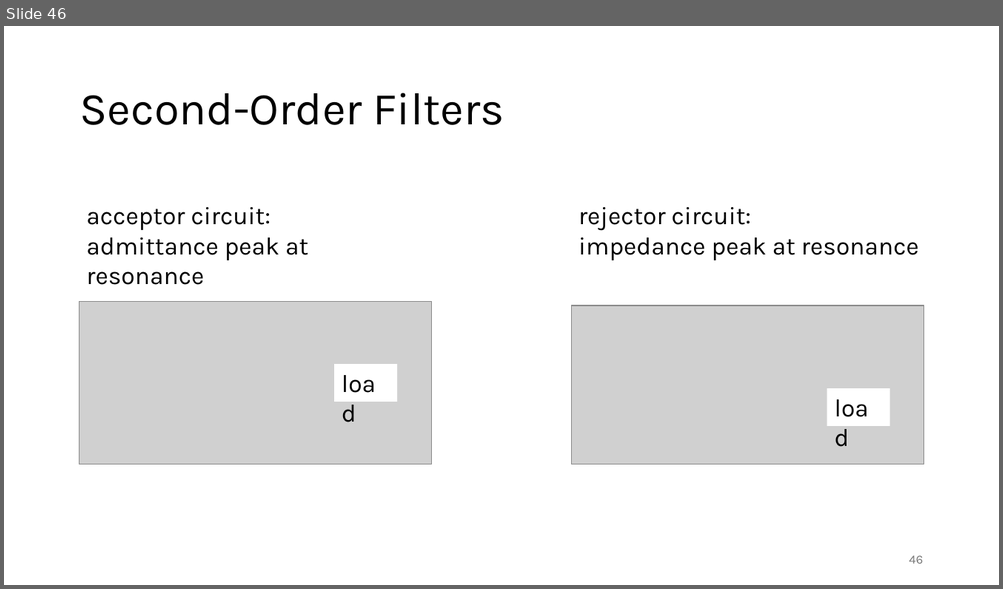
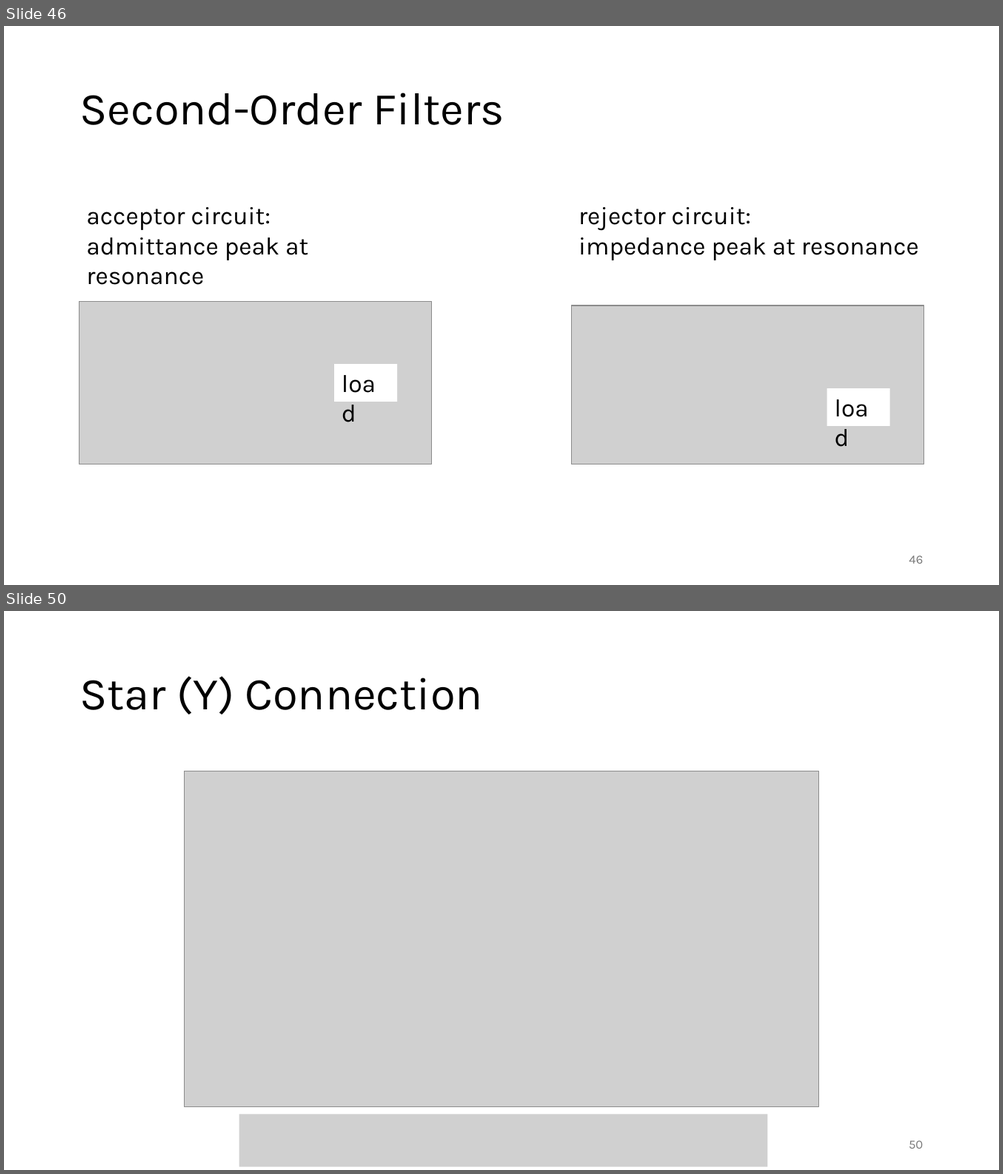
Before and after one commit to FelixWick/intro_electrical_eng, a slide deck: slides/4_ACtech.pptx. Shown one above the other, each under a label of ours: slide 46 before the commit, slides 46 and 50 after it; the slides between them are not shown. The pictures are 1003x589 and 1003x1174 pixels, drawn with LibreOffice and Linux fonts; fonts in the diff are those of the drawing; grey boxes stand for pictures. Boxes give left, top, right and bottom in pixels: in the first picture for what was removed or moved away, otherwise in the second. Text is boxed around its words. In the diff, an @@ line names an element or a change of style, - is before the commit and + after.

```diff
--- a/slides/4_ACtech.pptx
+++ b/slides/4_ACtech.pptx
@@ slide 50 added at bbox=[4, 611, 999, 1170], background #FFFFFF @@
@@ title added at bbox=[79, 676, 483, 715], 44 pt, text #000000 @@
+Star (Y) Connection
@@ picture added at bbox=[185, 771, 819, 1107] @@
@@ picture added at bbox=[239, 1115, 767, 1167] @@
@@ page number added at bbox=[908, 1141, 922, 1149], 12 pt, text #797979 @@
+50
```
Also in this commit, not shown: 1 slide changed, 6 other slides added, 1 other file.
